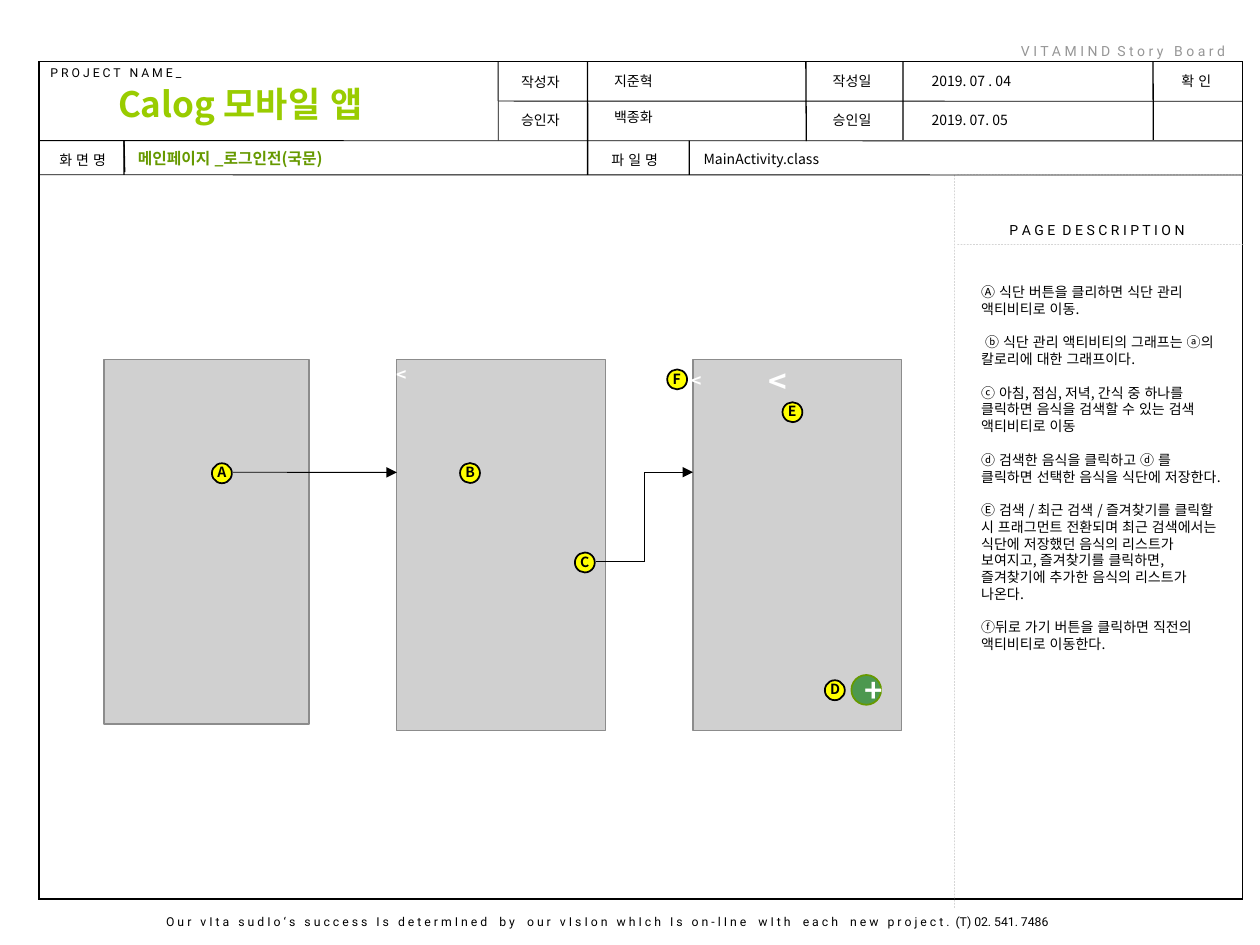
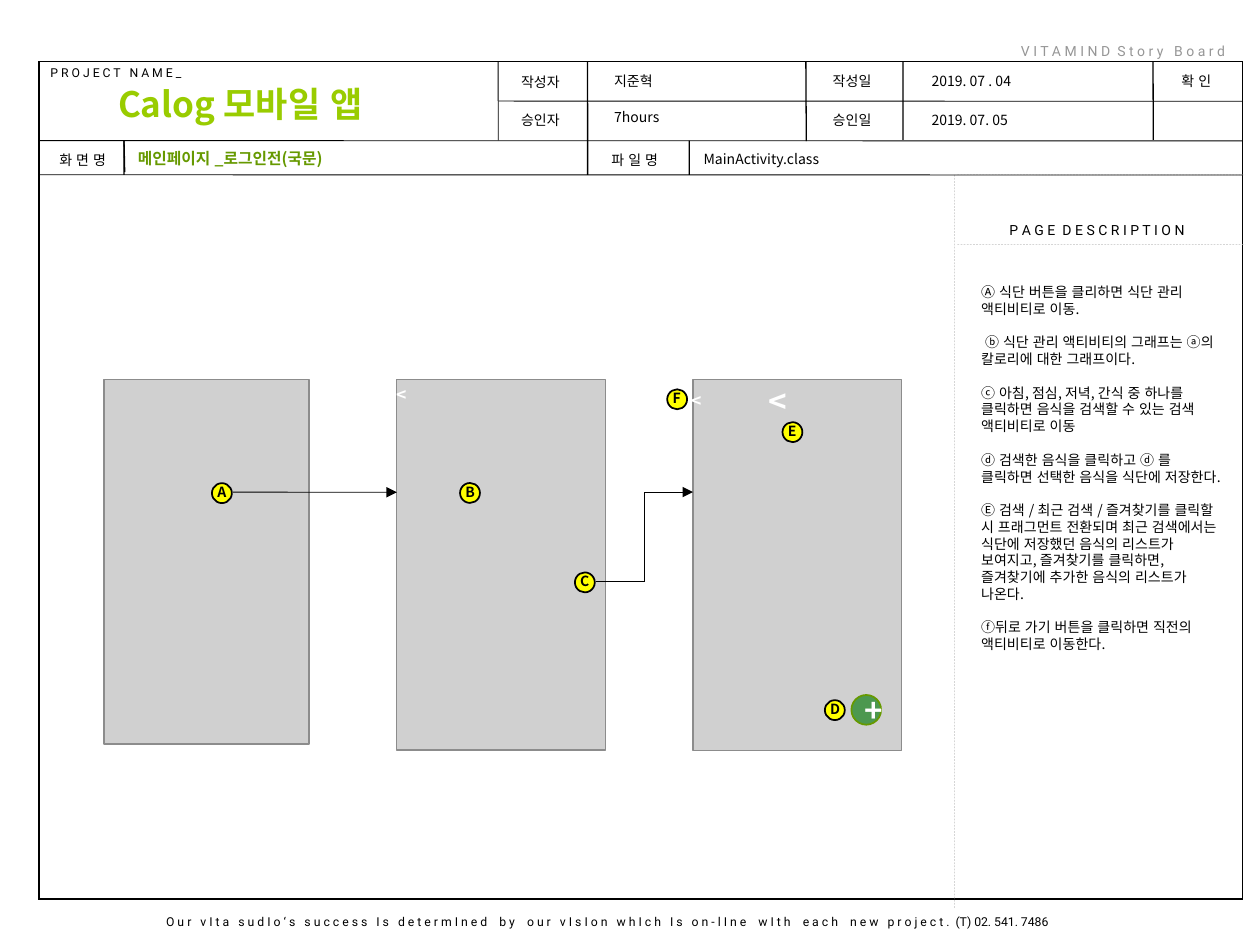
Before and after one commit to johnbaek85/Documents_Calog, a slide deck: slide 8 of PPT/스토리보드 웹페이지 샘플.ppt. Drawn at 1260x945 pixels with LibreOffice and Linux fonts; fonts in the diff are those of the drawing; grey boxes stand for pictures; background and template pictures are left out. Boxes give left, top, right and bottom in pixels: in the first picture for what was removed or moved away, otherwise in the second. Text is boxed around its words. In the diff, an @@ line names an element or a change of style, - is before the commit and + after.

```diff
--- a/PPT/스토리보드 웹페이지 샘플.ppt
+++ b/PPT/스토리보드 웹페이지 샘플.ppt
@@ text at [614,111,659,122]: text changed @@
-백종화
+7hours
@@ 9 texts, 7 ellipses, 3 pictures, 1 arrow, 1 elbow arrow: place and size @@
-9 texts, 7 ellipses, 3 pictures, 1 arrow, 1 elbow arrow at [105,355,901,730]
+9 texts, 7 ellipses, 3 pictures, 1 arrow, 1 elbow arrow at [105,375,901,750]
```
Also in this commit, not shown: 3 other slides changed.
